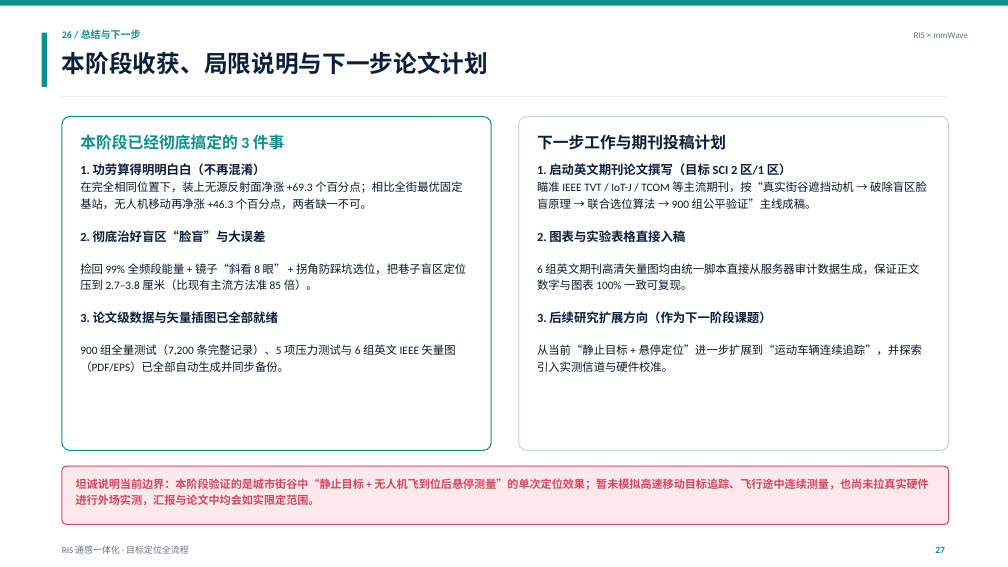
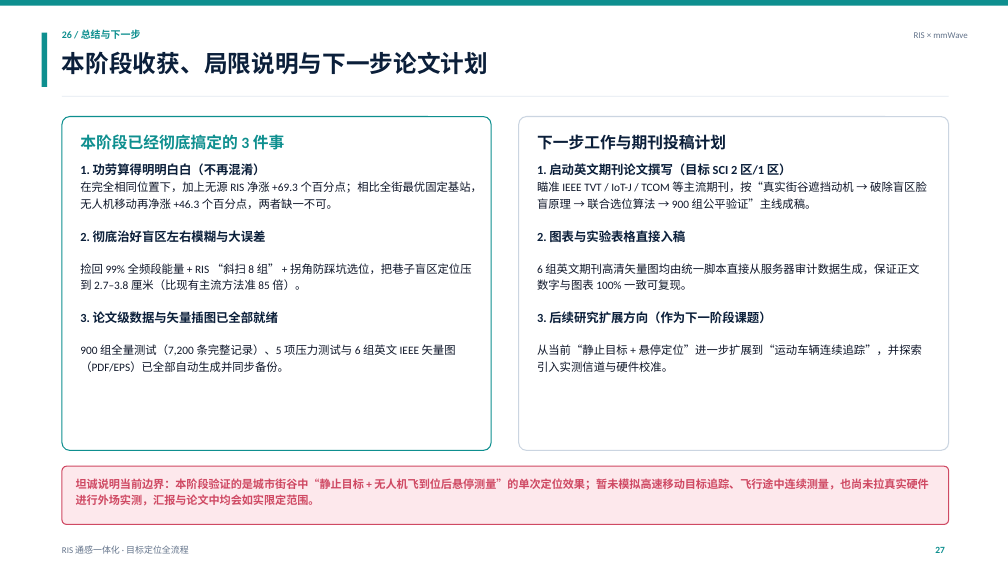
Before and after one commit to Fubuki007/ZTE_project, a slide deck: slide 27 of stage3-RIS与毫米波通感一体化联合优化算法方案/ppt/deliverables/RIS_通感一体化_定位全流程_结果补充_20261125_v5_通俗汇报版.pptx. Drawn at 1008x567 pixels with LibreOffice and Linux fonts; fonts in the diff are those of the drawing. Boxes give left, top, right and bottom in pixels: in the first picture for what was removed or moved away, otherwise in the second. Text is boxed around its words. In the diff, an @@ line names an element or a change of style, - is before the commit and + after.

```diff
--- a/stage3-RIS与毫米波通感一体化联合优化算法方案/ppt/deliverables/RIS_通感一体化_定位全流程_结果补充_20261125_v5_通俗汇报版.pptx
+++ b/stage3-RIS与毫米波通感一体化联合优化算法方案/ppt/deliverables/RIS_通感一体化_定位全流程_结果补充_20261125_v5_通俗汇报版.pptx
@@ text at <box>80,163,482,290</box>: text changed @@
-1. 功劳算得明明白白（不再混淆）
-在完全相同位置下，装上无源反射面净涨 +69.3 个百分点；相比全街最优固定基站，无人机移动再净涨 +46.3 个百分点，两者缺一不可。
-2. 彻底治好盲区“脸盲”与大误差
-捡回 99% 全频段能量 + 镜子“斜看 8 眼” + 拐角防踩坑选位，把巷子盲区定位压到 2.7–3.8 厘米（比现有主流方法准 85 倍）。
+1. 功劳算得明明白白（不再混淆）
+在完全相同位置下，加上无源 RIS 净涨 +69.3 个百分点；相比全街最优固定基站，无人机移动再净涨 +46.3 个百分点，两者缺一不可。
+2. 彻底治好盲区左右模糊与大误差
+捡回 99% 全频段能量 + RIS “斜扫 8 组” + 拐角防踩坑选位，把巷子盲区定位压到 2.7–3.8 厘米（比现有主流方法准 85 倍）。
```
Also in this commit, not shown: 6 other slides changed, 8 other files.
